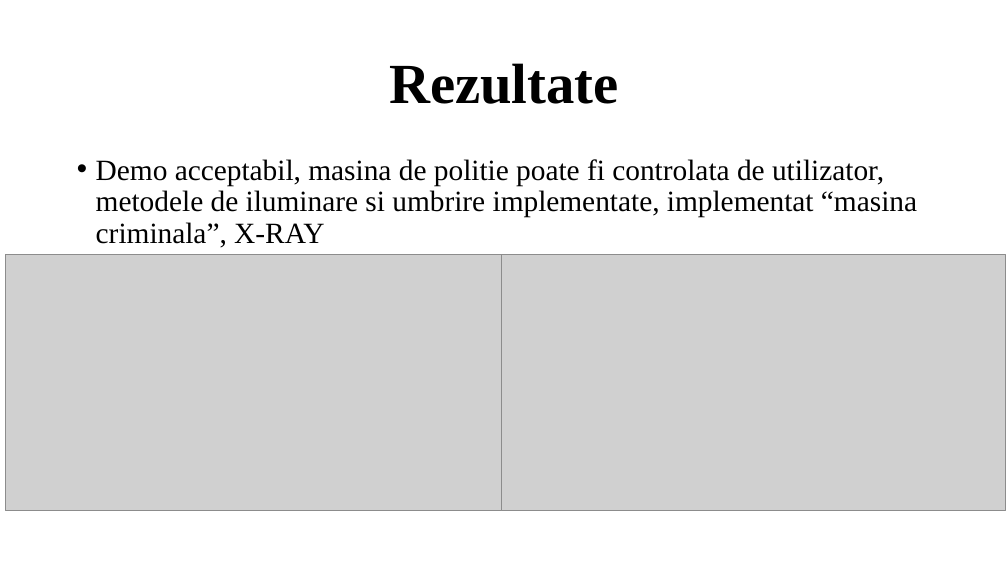
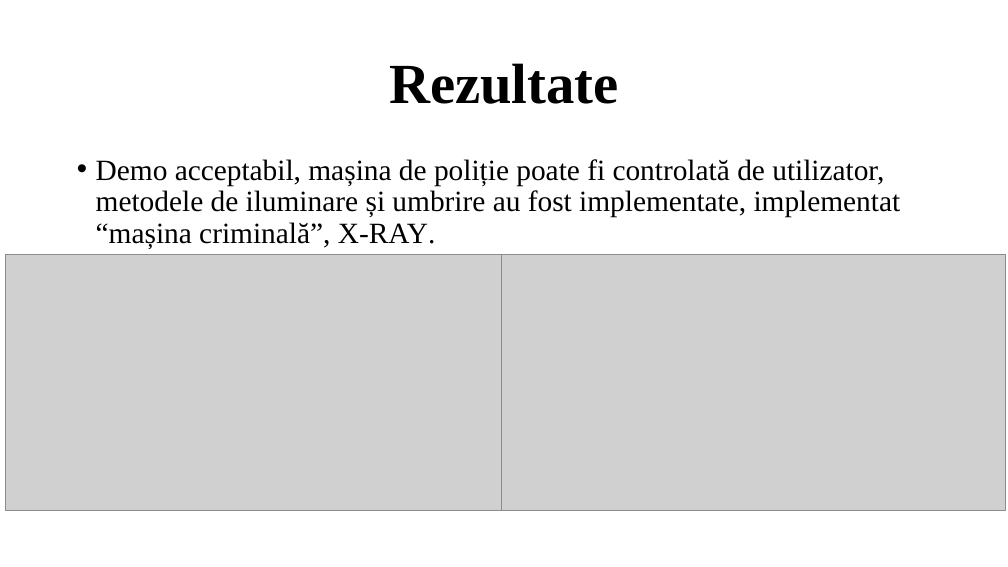
Before and after one commit to RarincaRobertMario/ProiectSPG, a slide deck: slide 4 of PresentareSPG.pptx. Drawn at 1008x567 pixels with LibreOffice and Linux fonts; fonts in the diff are those of the drawing; grey boxes stand for pictures. Boxes give left, top, right and bottom in pixels: in the first picture for what was removed or moved away, otherwise in the second. Text is boxed around its words. In the diff, an @@ line names an element or a change of style, - is before the commit and + after.

```diff
--- a/PresentareSPG.pptx
+++ b/PresentareSPG.pptx
@@ text at [96, 159, 901, 249]: text changed @@
-• Demo acceptabil, masina de politie poate fi controlata de utilizator, metodele de iluminare si umbrire implementate, implementat “masina criminala”, X-RAY
+• Demo acceptabil, mașina de poliție poate fi controlată de utilizator, metodele de iluminare și umbrire au fost implementate, implementat “mașina criminală”, X-RAY.
```
Also in this commit, not shown: 4 other slides changed, 1 other file.
